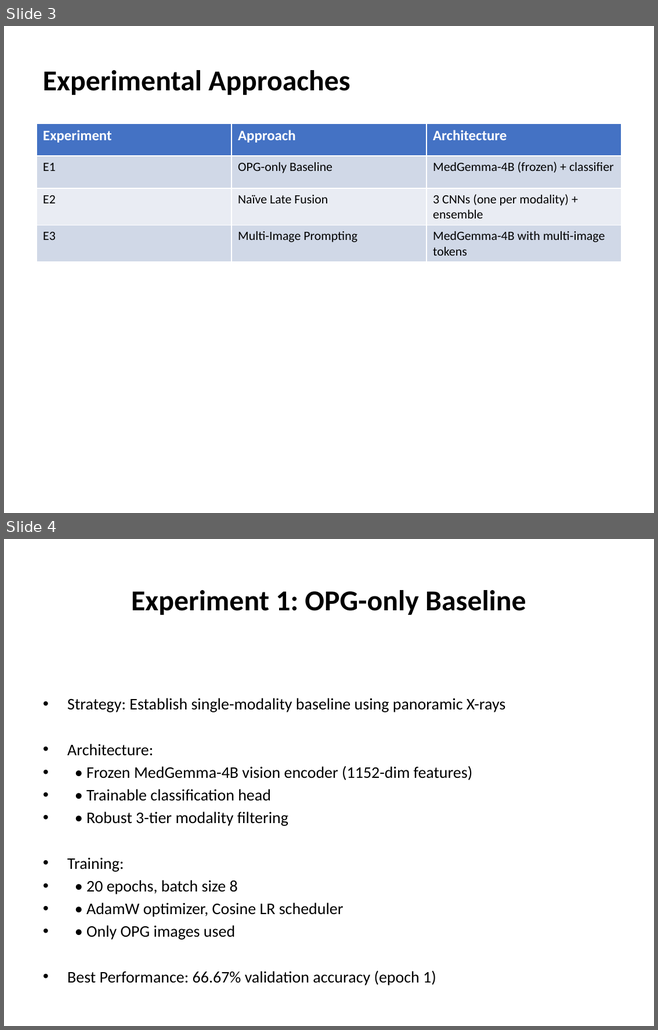
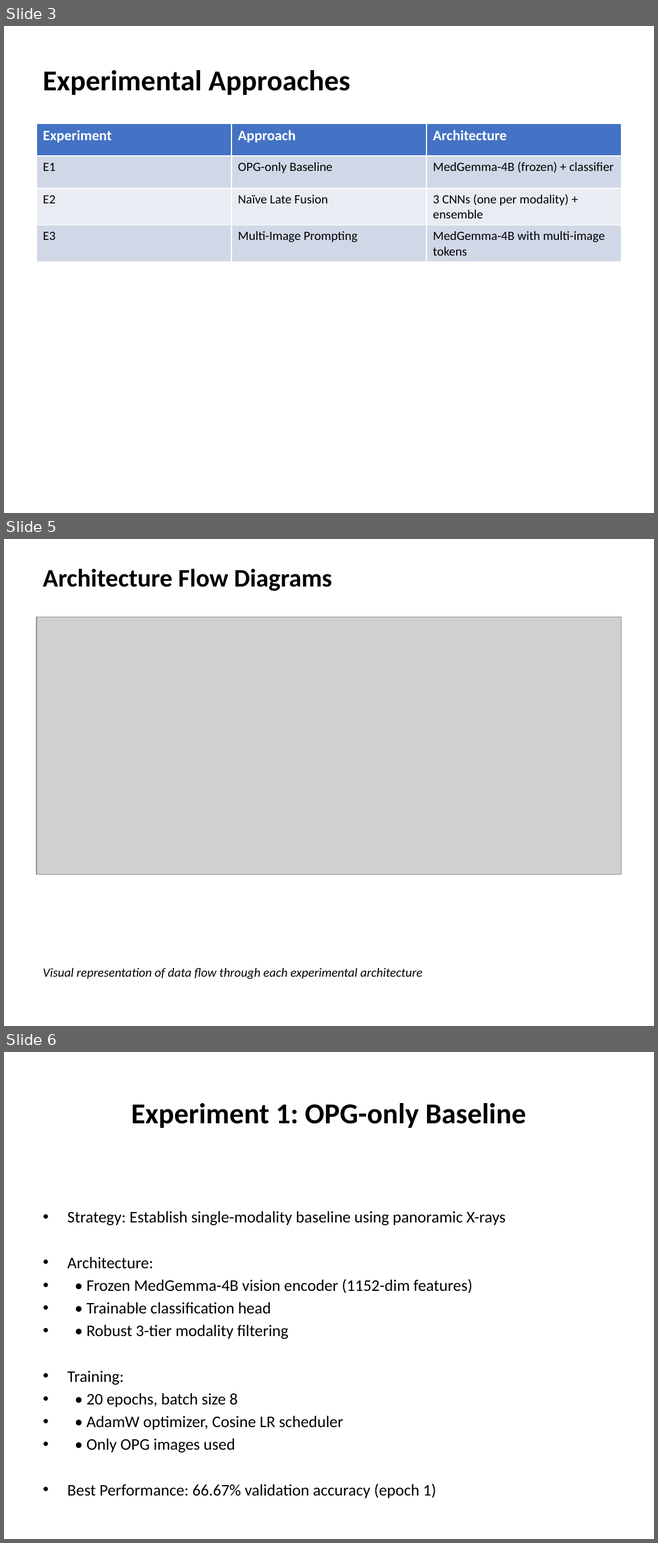
Before and after one commit to Prime9754/RA-Presentation, a slide deck: presentation.pptx. Shown one above the other, each under a label of ours: slides 3 and 4 before the commit, slides 3, 5 and 6 after it; the slides between them are not shown. The pictures are 658x1030 and 658x1543 pixels, drawn with LibreOffice and Linux fonts; fonts in the diff are those of the drawing; grey boxes stand for pictures. Boxes give left, top, right and bottom in pixels: in the first picture for what was removed or moved away, otherwise in the second. Text is boxed around its words. In the diff, an @@ line names an element or a change of style, - is before the commit and + after.

```diff
--- a/presentation.pptx
+++ b/presentation.pptx
@@ slide 5 added at [4,539,654,1026], background #FFFFFF @@
@@ text added at [43,569,332,591], 28 pt, text #000000, bold @@
+Architecture Flow Diagrams
@@ picture added at [36,617,621,875] @@
@@ text added at [43,968,422,979], 14 pt, text #000000, italic @@
+Visual representation of data flow through each experimental architecture
@@ what was slide 4 is now slide 6 @@
```
Also in this commit, not shown: 1 other slide added, 4 other files.
